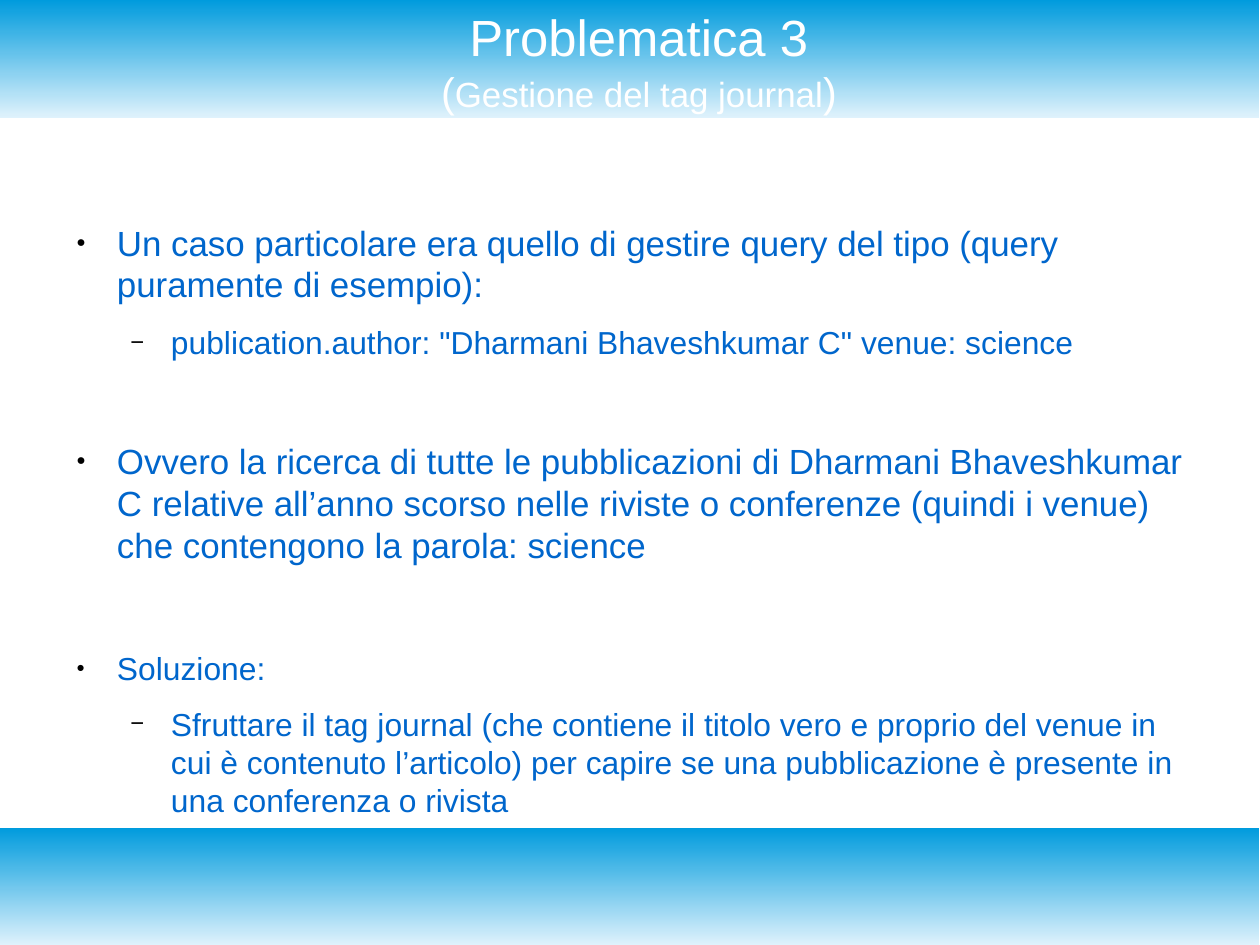
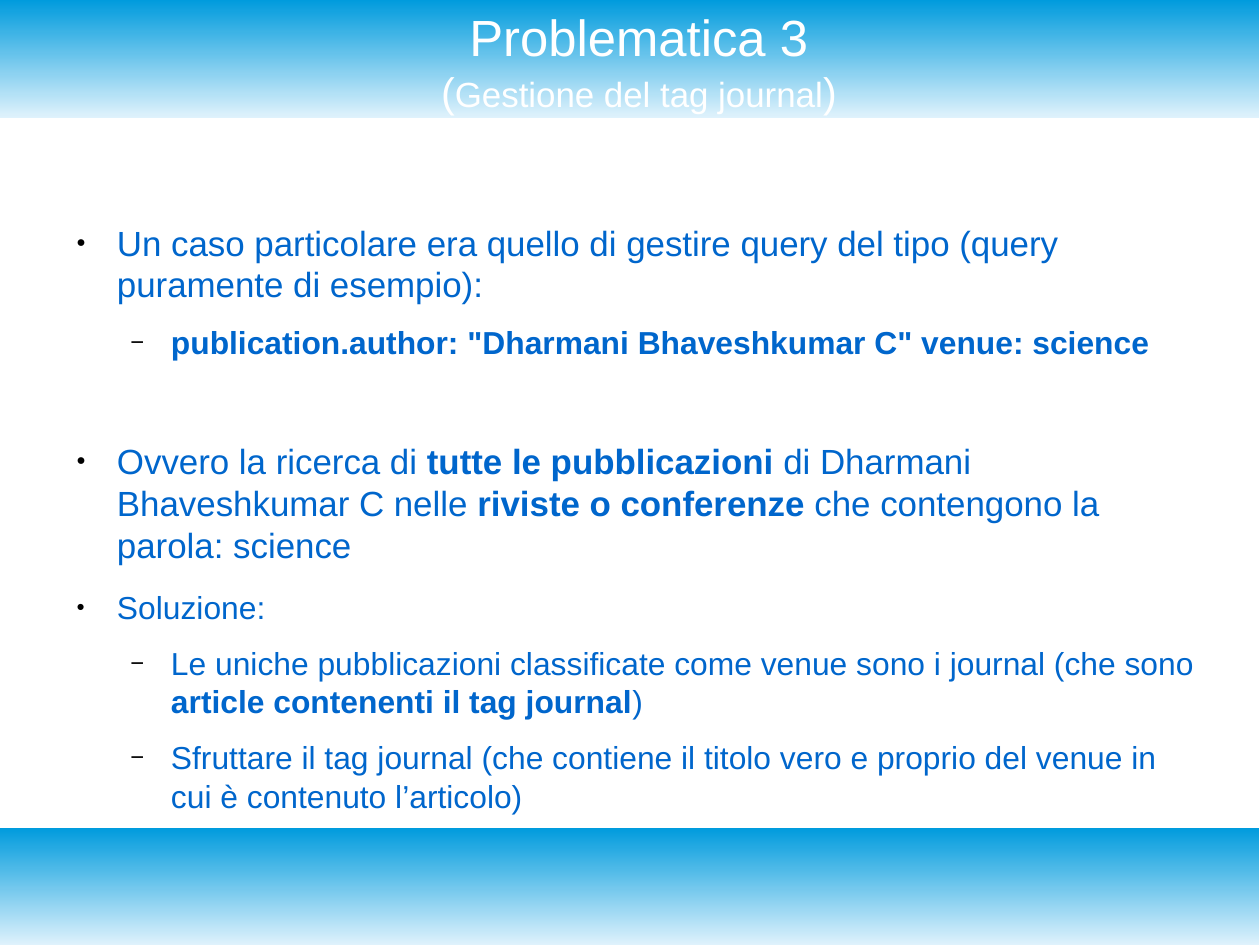
Before and after one commit to enrico404/SearchEngineForDblp, a slide deck: slide 11 of DocDblpSearchEngine.odp. Drawn at 1260x945 pixels with LibreOffice and Linux fonts; fonts in the diff are those of the drawing. Boxes give left, top, right and bottom in pixels: in the first picture for what was removed or moved away, otherwise in the second. Text is boxed around its words. In the diff, an @@ line names an element or a change of style, - is before the commit and + after.

```diff
--- a/DocDblpSearchEngine.odp
+++ b/DocDblpSearchEngine.odp
@@ text at bbox=[171, 331, 1149, 360]: bold on in "publication.author: "Dharmani Bhaveshkumar C" venue: science" @@
@@ text at bbox=[117, 448, 1099, 565]: text changed @@
-● Ovvero la ricerca di tutte le pubblicazioni di Dharmani Bhaveshkumar C relative all’anno scorso nelle riviste o conferenze (quindi i venue) che contengono la parola: science
+● Ovvero la ricerca di tutte le pubblicazioni di Dharmani Bhaveshkumar C nelle riviste o conferenze che contengono la parola: science
@@ text at bbox=[171, 652, 1194, 775]: text changed @@
-  − Sfruttare il tag journal (che contiene il titolo vero e proprio del venue in cui è contenuto l’articolo) per capire se una pubblicazione è presente in una conferenza o rivista
+  − Le uniche pubblicazioni classificate come venue sono i journal (che sono article contenenti il tag journal)
+  − Sfruttare il tag journal (che contiene il titolo vero e proprio del venue in cui è contenuto l’articolo)
```
Also in this commit, not shown: 10 other slides changed, 3 slides added, 4 other files.
